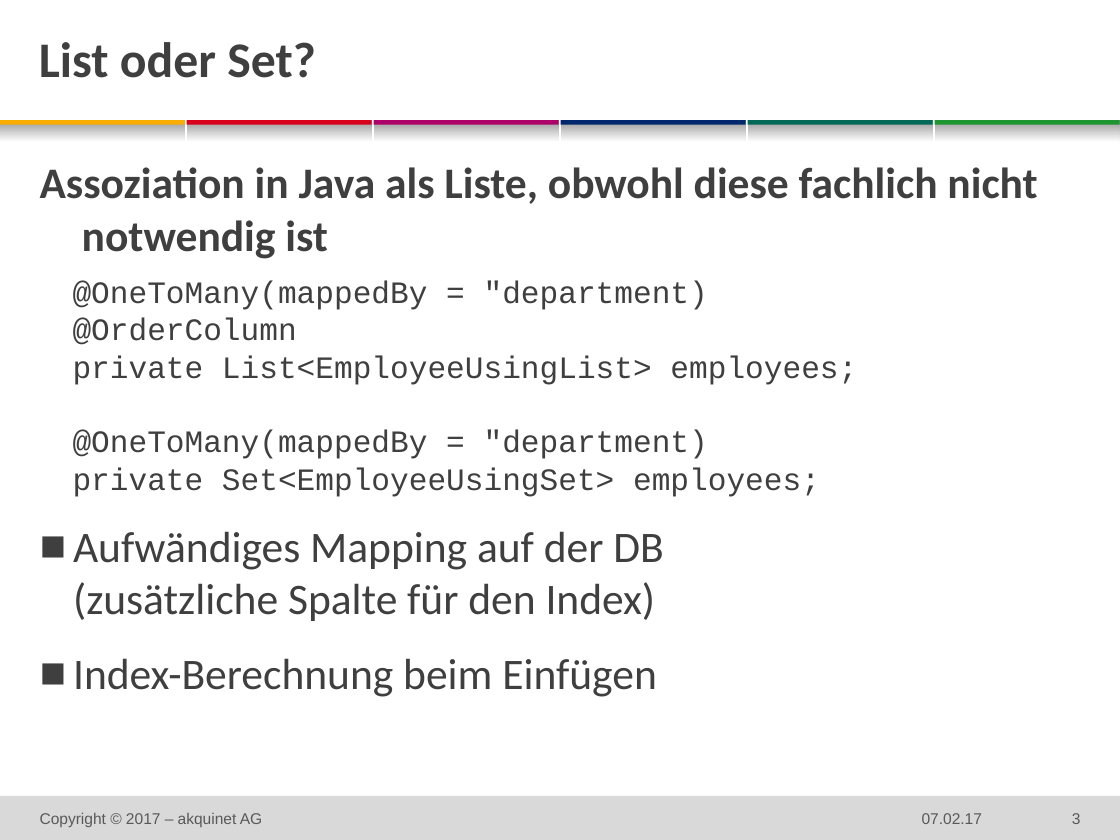
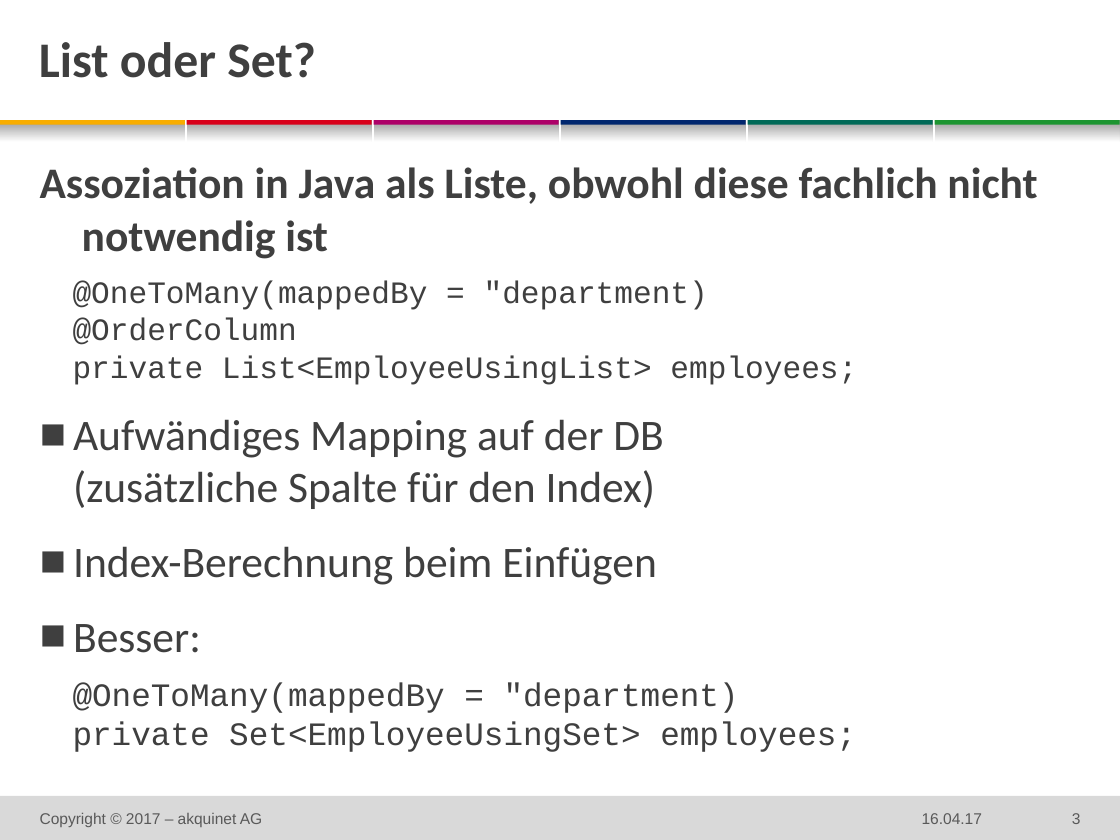
Before and after one commit to techatspree/jpapitfalls, a slide deck: slide 3 of 2016-xx-xx DF JPA Pitfalls.pptx. Drawn at 1120x840 pixels with LibreOffice and Linux fonts; fonts in the diff are those of the drawing; background and template pictures are left out. Boxes give left, top, right and bottom in pixels: in the first picture for what was removed or moved away, otherwise in the second. Text is boxed around its words. In the diff, an @@ line names an element or a change of style, - is before the commit and + after.

Commit message:
Verbesserung Folie List oder Set

```diff
--- a/2016-xx-xx DF JPA Pitfalls.pptx
+++ b/2016-xx-xx DF JPA Pitfalls.pptx
@@ text at [73, 281, 857, 385]: text changed @@
-    @OneToMany(mappedBy = "department)
-    @OrderColumn
-    private List<EmployeeUsingList> employees;
-    @OneToMany(mappedBy = "department)
-    private Set<EmployeeUsingSet> employees;
+    @OneToMany(mappedBy = "department)
+    @OrderColumn
+    private List<EmployeeUsingList> employees;
@@ text at [73, 624, 856, 752]: paragraphs added @@
+  ■ Besser:
+    @OneToMany(mappedBy = "department)
+    private Set<EmployeeUsingSet> employees;
@@ text at [922, 813, 982, 824]: text changed @@
-07.02.17
+16.04.17
```
Also in this commit, not shown: 16 other slides changed.
